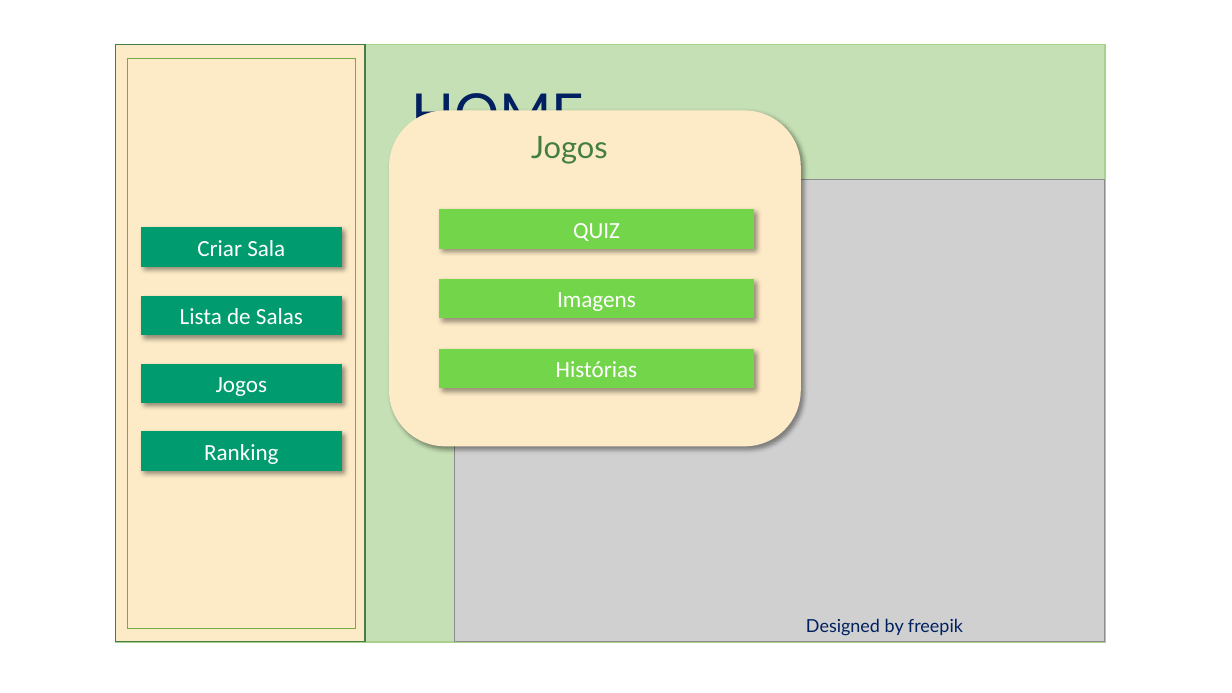
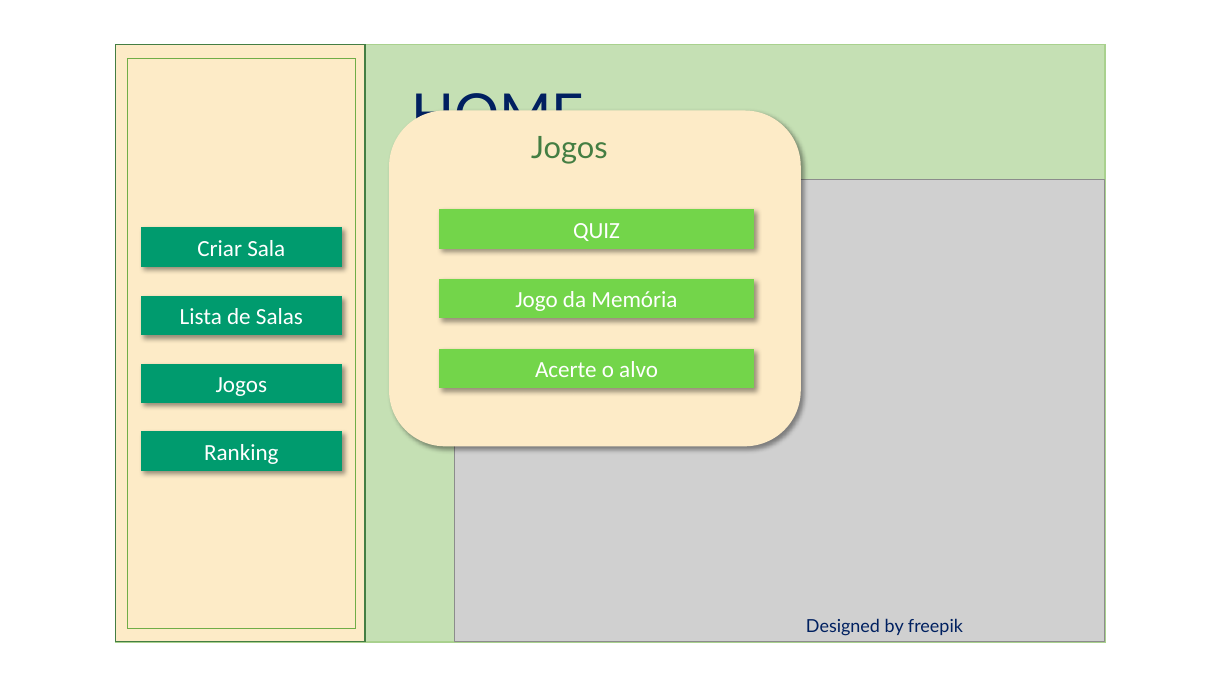
Before and after one commit to NathanReis/FTT-Recicla, a slide deck: slide 15 of DocumentacaoProjeto/Protótipo_Visual.pptx (slide 8 before the commit). Drawn at 1232x693 pixels with LibreOffice and Linux fonts; fonts in the diff are those of the drawing; grey boxes stand for pictures. Boxes give left, top, right and bottom in pixels: in the first picture for what was removed or moved away, otherwise in the second. Text is boxed around its words. In the diff, an @@ line names an element or a change of style, - is before the commit and + after.

```diff
--- a/DocumentacaoProjeto/Protótipo_Visual.pptx
+++ b/DocumentacaoProjeto/Protótipo_Visual.pptx
@@ text in rectangle at box(515, 291, 677, 311): text changed @@
-Imagens
+Jogo da Memória
@@ text in rectangle at box(535, 361, 658, 377): text changed @@
-Histórias
+Acerte o alvo
```
Also in this commit, not shown: 2 other slides changed, 19 slides added, 1 other file.
